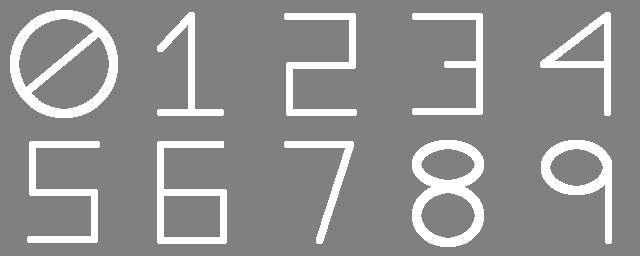
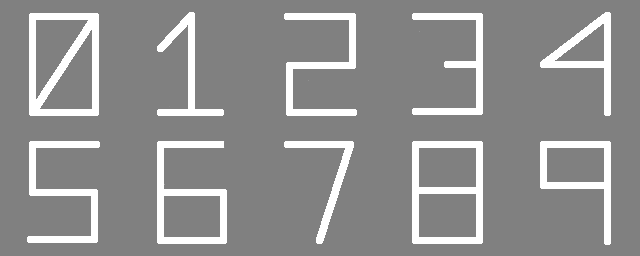
Layer changes from the first 640x256 image to the second:
painted on "Layer #1" over (10, 10, 612, 247)
